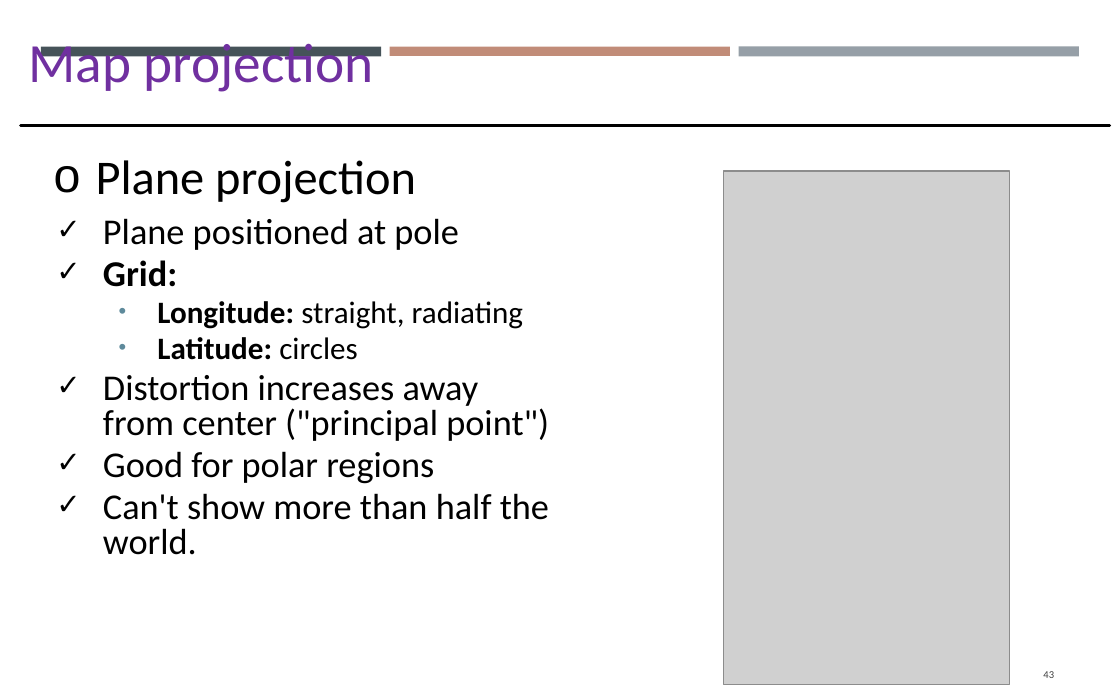
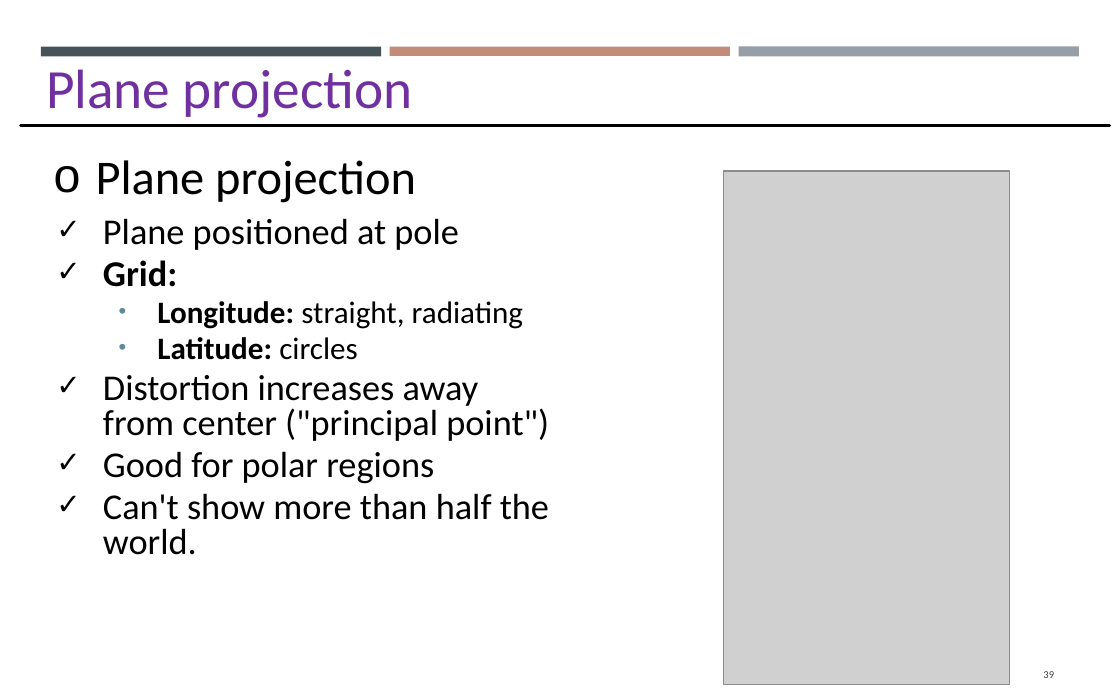
Before and after one commit to gisynw/GIS_I, a slide deck: slide 39 of docs/Lectures/Week03/Lecture02_GEOG2475_Datum.pptx (slide 43 before the commit). Drawn at 1120x700 pixels with LibreOffice and Linux fonts; fonts in the diff are those of the drawing; grey boxes stand for pictures. Boxes give left, top, right and bottom in pixels: in the first picture for what was removed or moved away, otherwise in the second. Text is boxed around its words. In the diff, an @@ line names an element or a change of style, - is before the commit and + after.

```diff
--- a/docs/Lectures/Week03/Lecture02_GEOG2475_Datum.pptx
+++ b/docs/Lectures/Week03/Lecture02_GEOG2475_Datum.pptx
@@ text at bbox=[46, 69, 413, 118]: text changed @@
-Map projection
+Plane projection
@@ page number at bbox=[1043, 671, 1054, 678]: text changed @@
-43
+39
```
Also in this commit, not shown: 35 other slides changed, 8 slides added, 16 slides removed, 3 other files.
